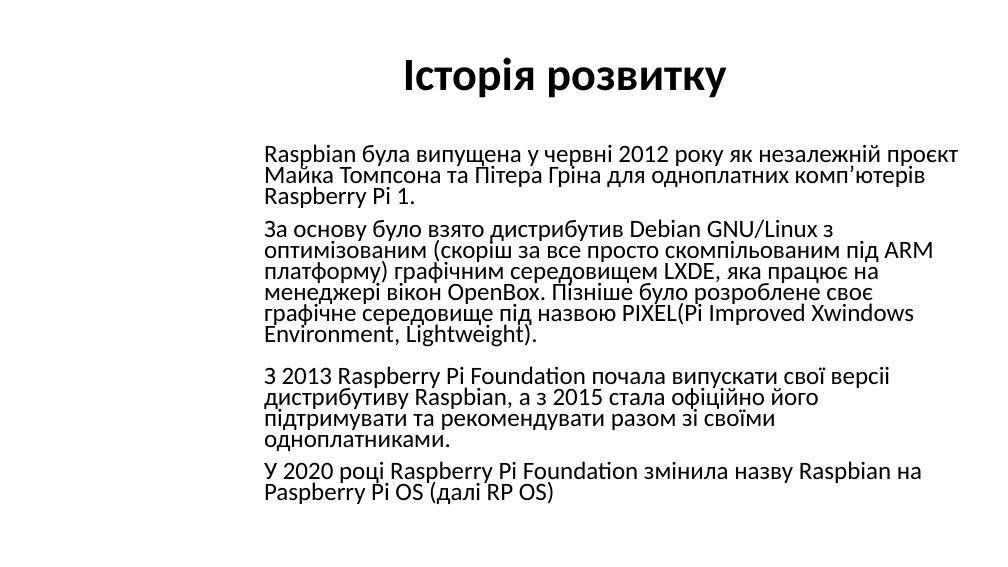
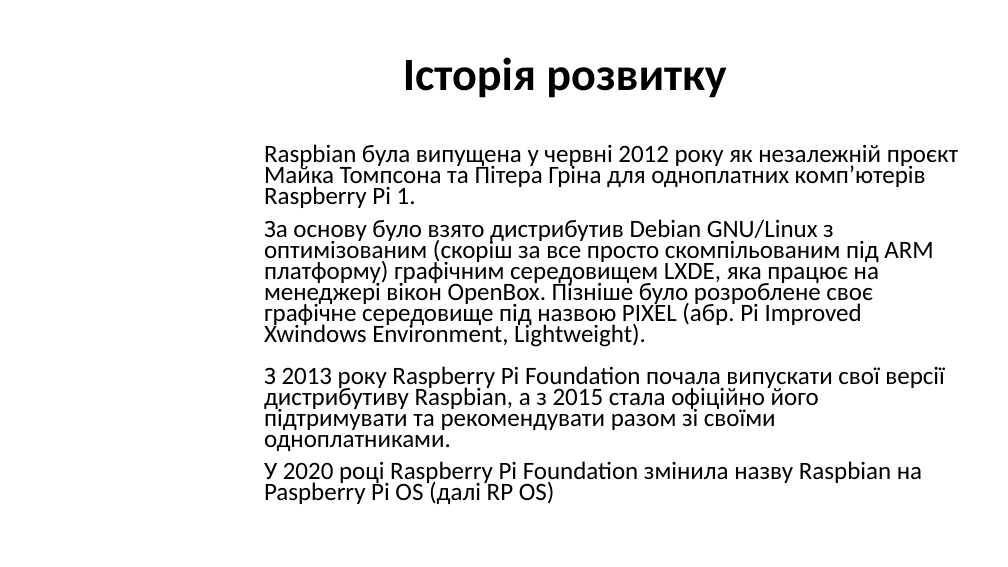
Before and after one commit to millennium02/SR_L1, a slide deck: slide 2 of RP-OS.odp. Drawn at 1008x567 pixels with LibreOffice and Linux fonts; fonts in the diff are those of the drawing; background and template pictures are left out. Boxes give left, top, right and bottom in pixels: in the first picture for what was removed or moved away, otherwise in the second. Text is boxed around its words. In the diff, an @@ line names an element or a change of style, - is before the commit and + after.

```diff
--- a/RP-OS.odp
+++ b/RP-OS.odp
@@ text at [264, 219, 945, 451]: text changed @@
-За основу було взято дистрибутив Debian GNU/Linux з оптимізованим (скоріш за все просто скомпільованим під ARM платформу) графічним середовищем LXDE, яка працює на менеджері вікон OpenBox. Пізніше було розроблене своє графічне середовище під назвою PIXEL(Pi Improved Xwindows Environment, Lightweight).
-З 2013 Raspberry Pi Foundation почала випускати свої версіі дистрибутиву Raspbian, а з 2015 стала офіційно його підтримувати та рекомендувати разом зі своїми одноплатниками.
+За основу було взято дистрибутив Debian GNU/Linux з оптимізованим (скоріш за все просто скомпільованим під ARM платформу) графічним середовищем LXDE, яка працює на менеджері вікон OpenBox. Пізніше було розроблене своє графічне середовище під назвою PIXEL (абр. Pi Improved Xwindows Environment, Lightweight).
+З 2013 року Raspberry Pi Foundation почала випускати свої версії дистрибутиву Raspbian, а з 2015 стала офіційно його підтримувати та рекомендувати разом зі своїми одноплатниками.
```
Also in this commit, not shown: 3 other slides changed, 2 slides added, 6 slides removed, 2 other files.
